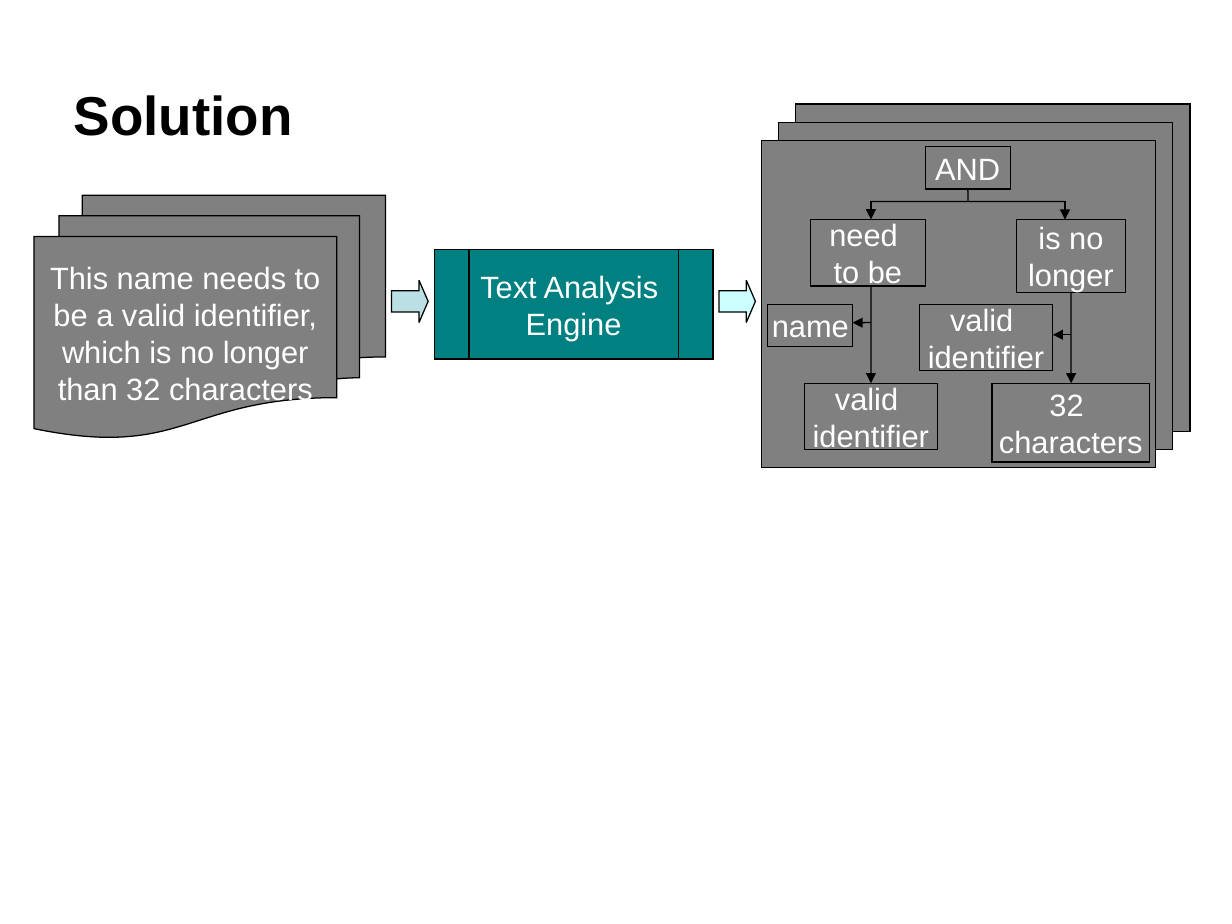
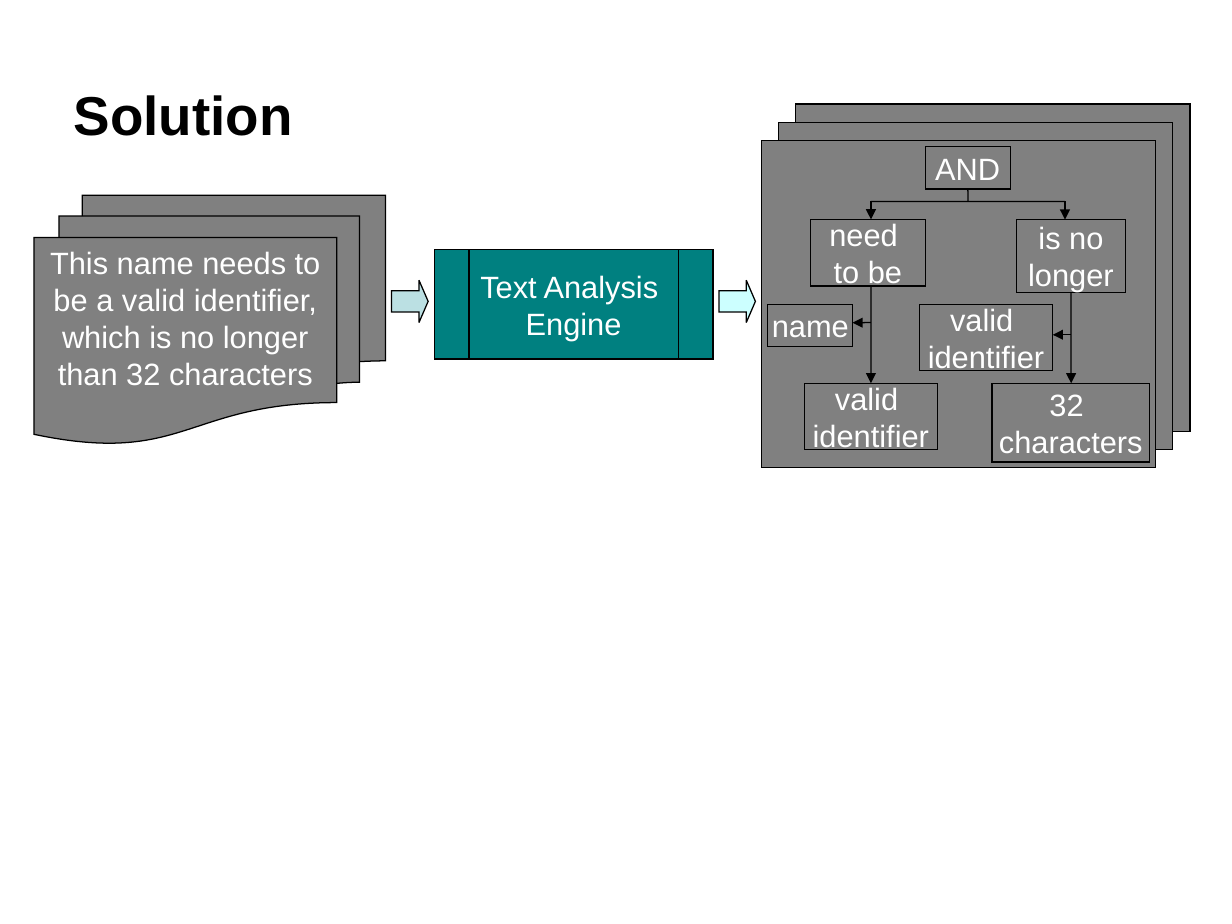
Before and after one commit to derekqian/CS669-Scholarship-Skills, a slide deck: slide 7 of P3-5-min-talk/summary.ppt. Drawn at 1232x924 pixels with LibreOffice and Linux fonts; fonts in the diff are those of the drawing; background and template pictures are left out. Boxes give left, top, right and bottom in pixels: in the first picture for what was removed or moved away, otherwise in the second. Text is boxed around its words. In the diff, an @@ line names an element or a change of style, - is before the commit and + after.

```diff
--- a/P3-5-min-talk/summary.ppt
+++ b/P3-5-min-talk/summary.ppt
@@ flow chart multidocument "This name needs to": place and size @@
-flow chart multidocument "This name needs to" at <box>34,196,386,439</box>
+flow chart multidocument "This name needs to" at <box>34,196,386,445</box>
```
Also in this commit, not shown: 8 other slides changed, 1 other file.
